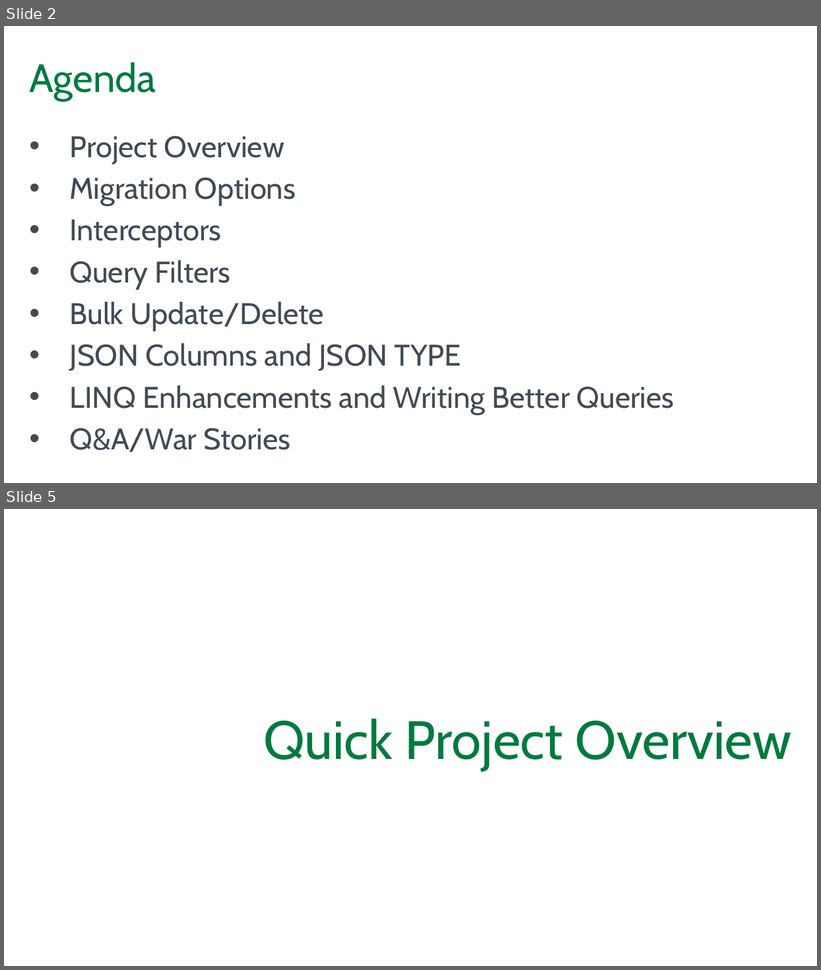
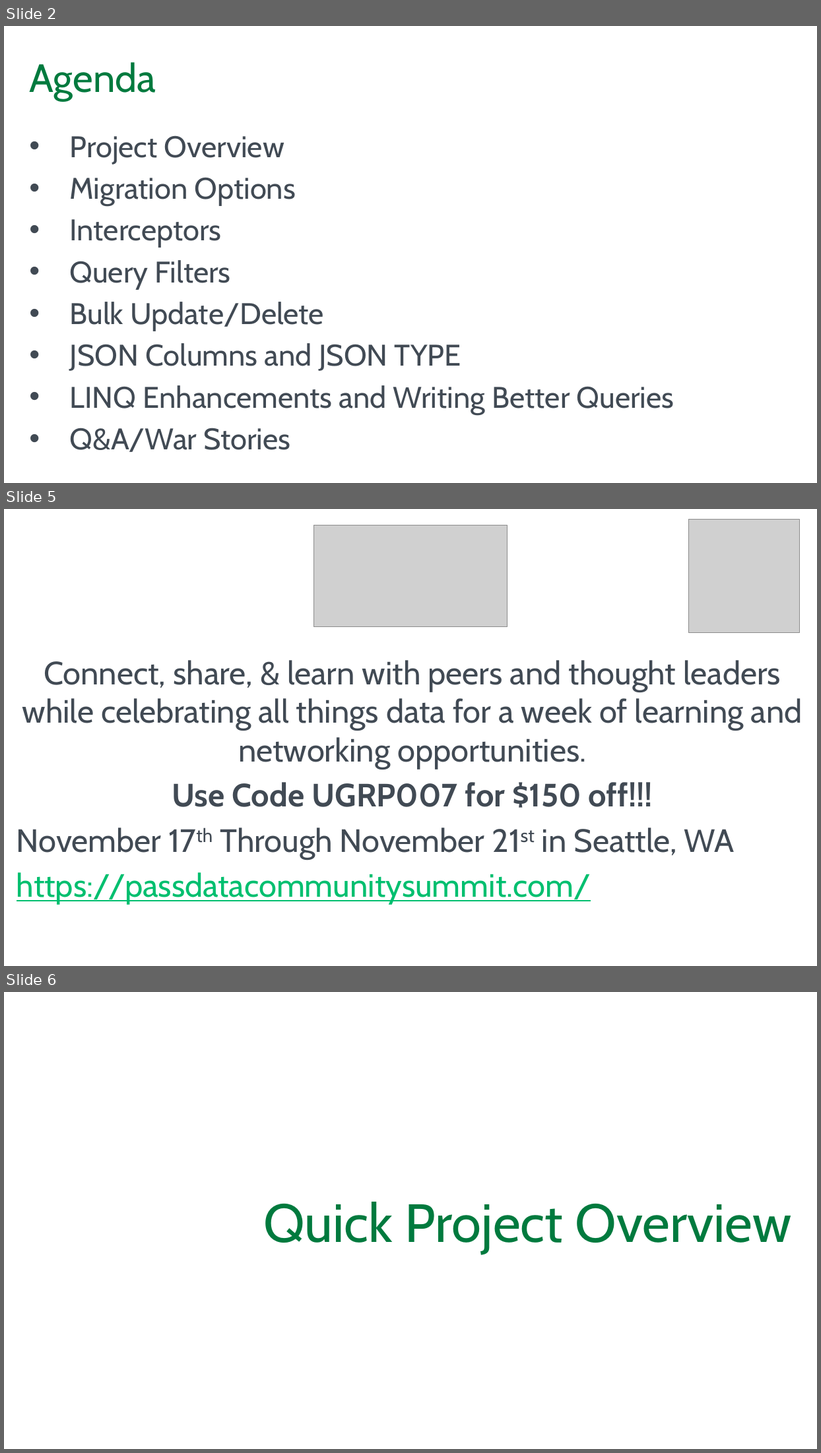
Before and after one commit to blgorman/SQLSaturdayMinnesota2025, a slide deck: RealWorldEF.pptx. Shown one above the other, each under a label of ours: slides 2 and 5 before the commit, slides 2, 5 and 6 after it; the slides between them are not shown. The pictures are 821x970 and 821x1453 pixels, drawn with LibreOffice and Linux fonts; fonts in the diff are those of the drawing; grey boxes stand for pictures; background and template pictures are left out. Boxes give left, top, right and bottom in pixels: in the first picture for what was removed or moved away, otherwise in the second. Text is boxed around its words. In the diff, an @@ line names an element or a change of style, - is before the commit and + after.

```diff
--- a/RealWorldEF.pptx
+++ b/RealWorldEF.pptx
@@ slide 5 added at box(4, 509, 817, 966), background #FFFFFF @@
@@ picture added at box(314, 525, 508, 626) @@
@@ picture added at box(688, 520, 799, 633) @@
@@ text added at box(17, 660, 803, 905), 36 pt, text #414A54 @@
+Connect, share, & learn with peers and thought leaders while celebrating all things data for a week of learning and networking opportunities.
+Use Code UGRP007 for $150 off!!!
+November 17th Through November 21st in Seattle, WA
+https://passdatacommunitysummit.com/
@@ what was slide 5 is now slide 6 @@
```
Also in this commit, not shown: 3 other slides added, 3 slides removed.
